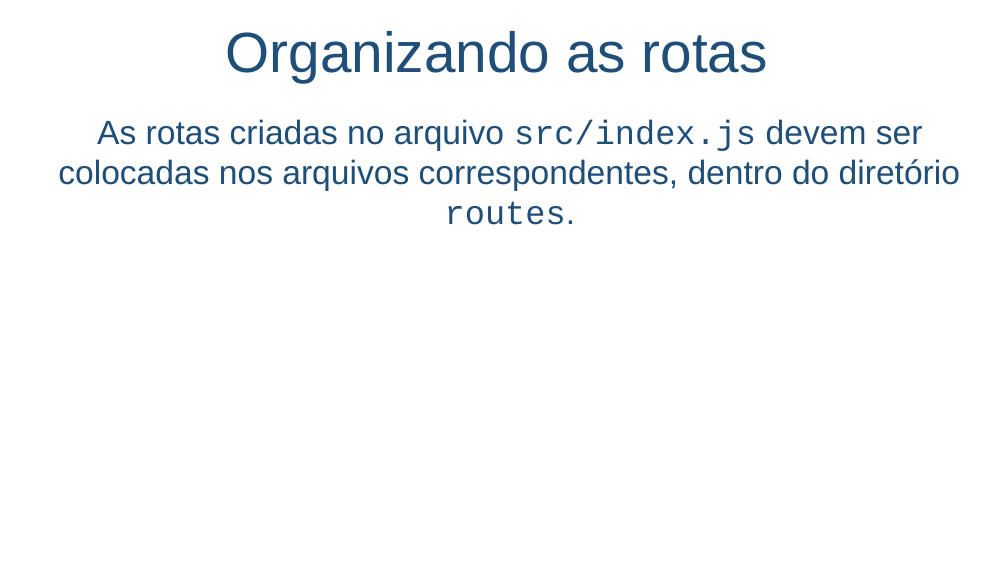
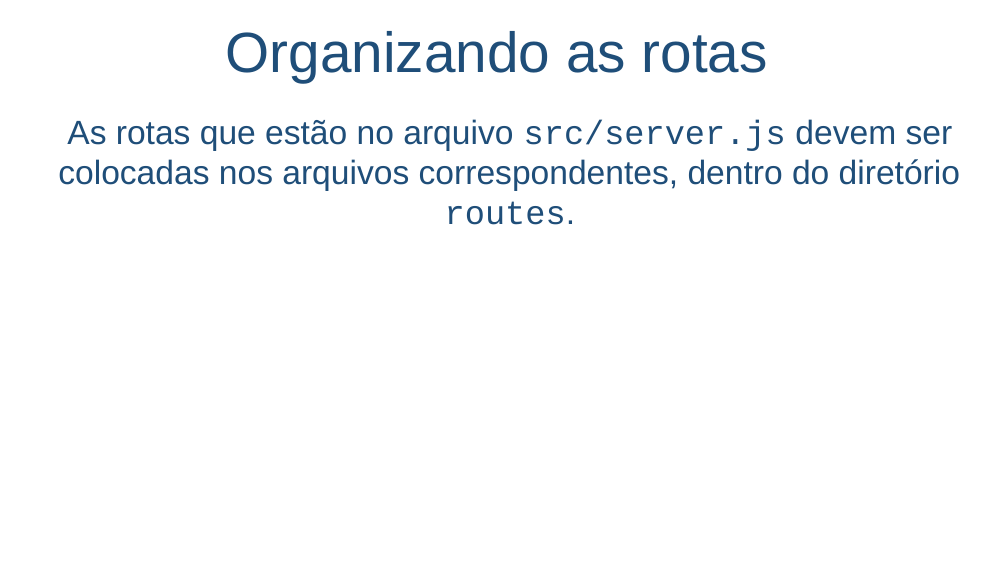
Before and after one commit to salmo-jr/public-slides, a slide deck: slide 58 of node-js.pptx (slide 56 before the commit). Drawn at 1008x567 pixels with LibreOffice and Linux fonts; fonts in the diff are those of the drawing; background and template pictures are left out. Boxes give left, top, right and bottom in pixels: in the first picture for what was removed or moved away, otherwise in the second. Text is boxed around its words. In the diff, an @@ line names an element or a change of style, - is before the commit and + after.

```diff
--- a/node-js.pptx
+++ b/node-js.pptx
@@ text at [58,119,960,225]: text changed @@
-As rotas criadas no arquivo src/index.js devem ser colocadas nos arquivos correspondentes, dentro do diretório routes.
+As rotas que estão no arquivo src/server.js devem ser colocadas nos arquivos correspondentes, dentro do diretório routes.
```
Also in this commit, not shown: 5 other slides changed, 6 slides added, 1 slide removed, 5 other files.
